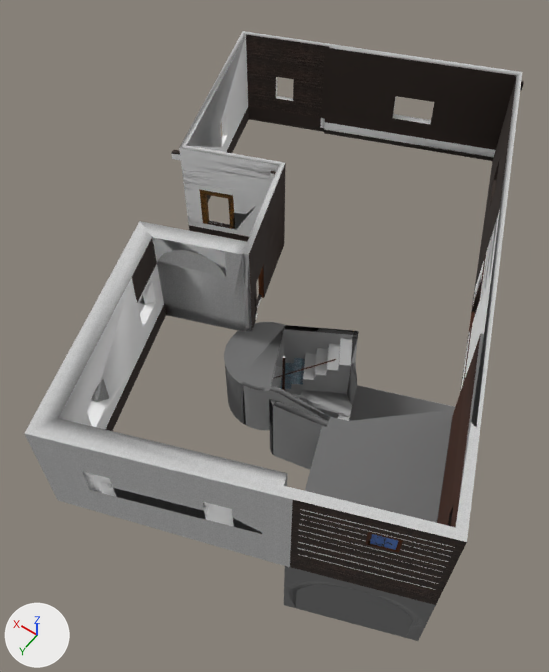
Before and after pictures for a commit that changed the COLLADA model dae_zbecno/steny_obvodove.dae.
Camera for both pictures: a 50 mm camera at (20.1, 45.6, 22.2) aimed at (30.0, 31.7, 0.3). The lights are fixed; the arrows at lower left show +X, +Y and +Z. Where no turn or scale is listed for an object, it has been applied to the vertices.

Objects in the first picture: 'group_0', 'group_1', 'group_2', 'group_3', 'schody_2.001'.
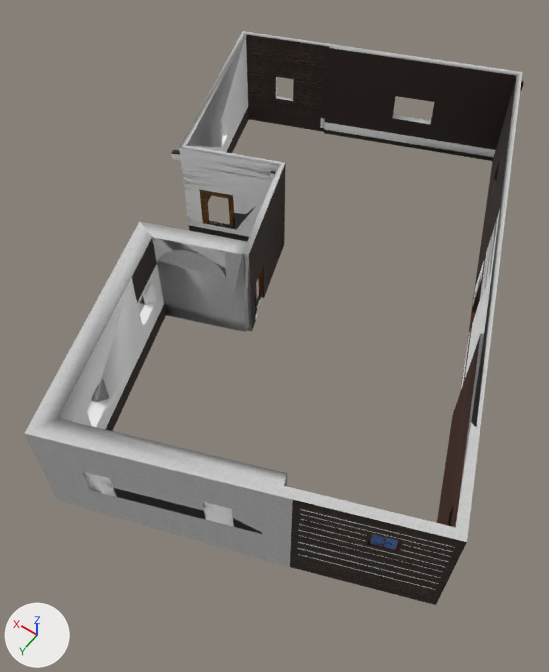
Pixel boxes (x1, y1, x2, y2) of what changed, in the pictures (549 x 672 px):
'group_3', deleted: before (224, 322, 455, 638)
    faces in mat_color_m05 (grey #727272): (224, 322, 455, 638)
    faces in mat_color_m03 (grey #aaaaaa): (244, 328, 455, 636)
'schody_2.001', deleted: before (280, 338, 352, 395)
    faces in mat_color_m03 (grey #aaaaaa): (281, 338, 352, 395)
    faces in mat_auto_2 (picture img_auto_2_jpg): (280, 358, 305, 389)
'group_1', deleted: before (271, 331, 426, 641)
    faces in mat_color_m05 (grey #727272): (284, 580, 426, 641)
    faces in mat_color_m02 (light grey #c6c6c6): (271, 366, 350, 421)
    faces in mat_color_m03 (grey #aaaaaa): (276, 331, 284, 367)
'group_2', deleted: before (274, 356, 336, 391)
    faces in mat_color_b08 (brown #441c00): (274, 357, 336, 391)

The change, as a diff of the scene's bpy script:
```diff
--- a/dae_zbecno/steny_obvodove.dae.py
+++ b/dae_zbecno/steny_obvodove.dae.py
@@ ob_group_1 @@
-ob_group_1 = bpy.data.objects.new('group_1', me_group_1)
-ob_group_1.location = (20.62, 30.53, -2.54)
@@ ob_group_2 @@
-ob_group_2 = bpy.data.objects.new('group_2', me_group_2)
-ob_group_2.location = (28.83, 32.94, -1.01)
@@ ob_schody_2_001 @@
-ob_schody_2_001 = bpy.data.objects.new('schody_2.001', me_schody_2_001)
-ob_schody_2_001.location = (25.6, 29.69, -1.97)
@@ ob_group_3 @@
-ob_group_3 = bpy.data.objects.new('group_3', me_group_3)
-ob_group_3.location = (20.62, 30.46, -2.54)
```
